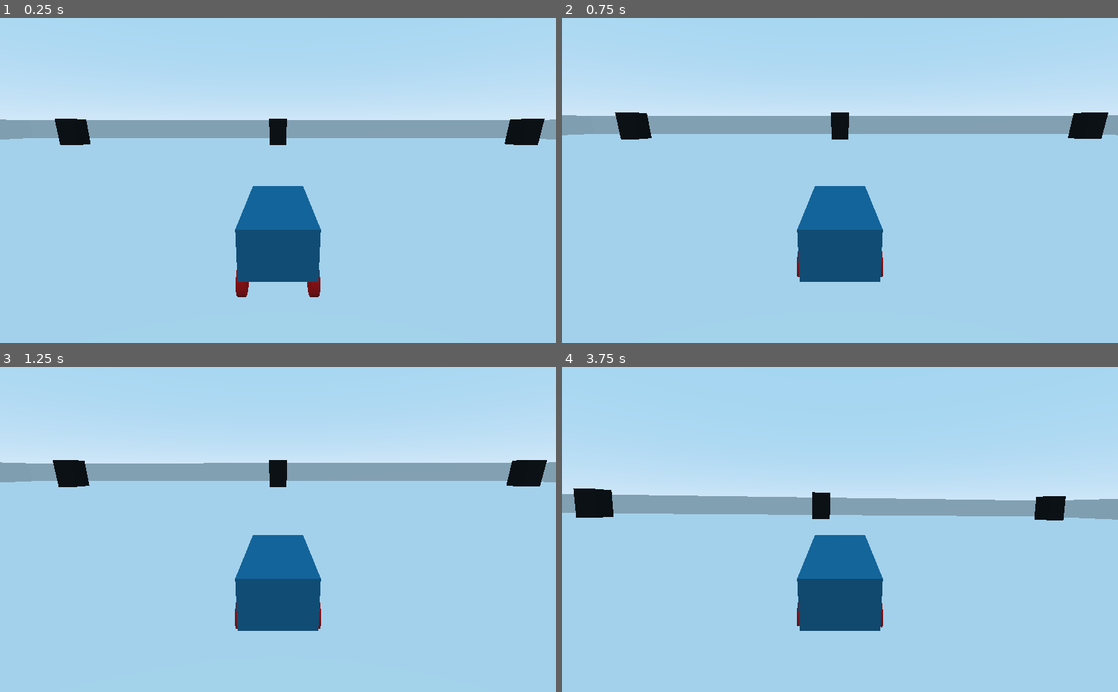
Above: before the commit, frames 1-4 (two rows, left to right).
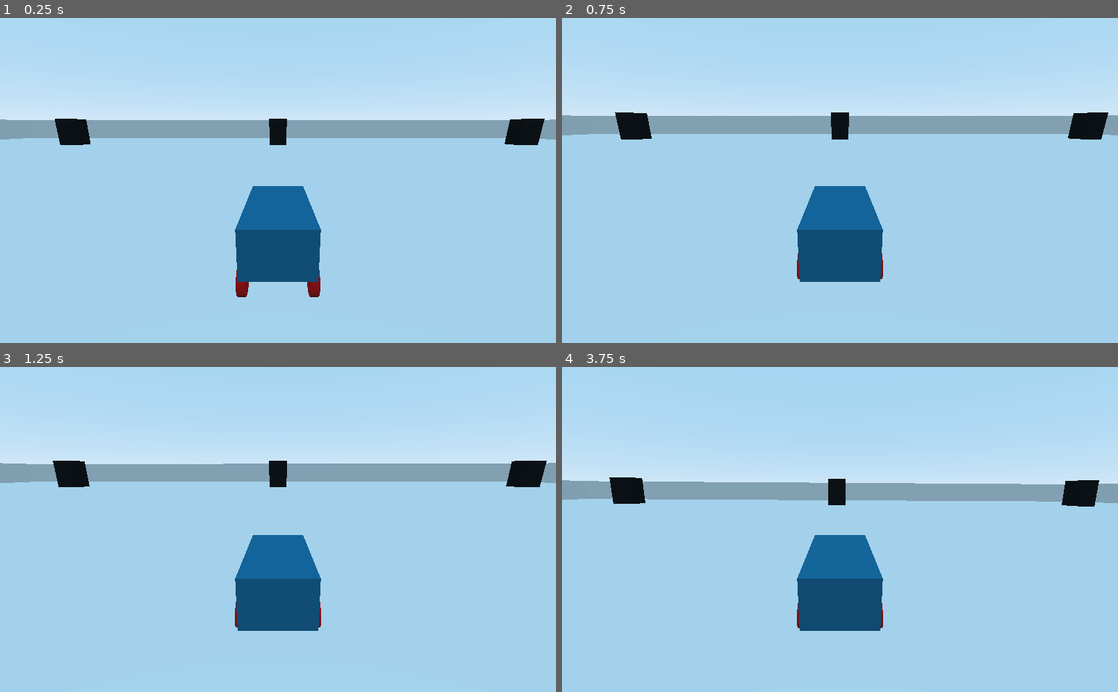
Above: after the commit, the same moments.

Repository: Vardantex/Getaway-Tutorial
Game: Godot game, scene res://World/World.tscn
The game is run twice, just before and just after one commit, with the same random seed, the same clock (stepped at 60 frames per second) and the same inputs. This scene is started directly instead of the project's main scene.
Inputs:
- Up to frame 1 (0.25 s): no input
- Up to frame 2 (0.75 s): hold D (WASD_RIGHT) from 0.53 s (still down)
- Up to frame 3 (1.25 s): keep holding D (WASD_RIGHT)
- Up to frame 4 (3.75 s): release D (WASD_RIGHT) at 1.28 s; hold Space (BRAKE) 1.28-2.03 s; tap Enter at 2 s; hold D (WASD_RIGHT) 2.03-2.78 s; hold W (WASD_FORWARD) 2.78-3.53 s; hold A (WASD_LEFT) from 3.53 s (still down)

Frame 1 is identical in both runs. In frame 2, less than 0.1% of the frame differs, in the area x 1-100%, y 29-81%; in frame 3, 0.4%; in frame 4, 9.8%, in the area x 0-100%, y 33-81%.

Commit message:
Altering Vehicle controls

Diff:
--- a/Godot Getaway/Player/Player.gd
+++ b/Godot Getaway/Player/Player.gd
@@ -1,10 +1,11 @@
 extends VehicleBody
 
 const MAX_STEER_ANGLE = .35
-const STEER_SPEED = .5
+const STEER_SPEED = .3
 
 const MAX_ENGINE_FORCE = 110
 const MAX_BRAKE_FORCE = 10
+const MAX_SPEED = 30
 
 var steer_target = 0.0 #Where do I want the wheels to go
 var steer_angle = 0.0 #Where are the wheels now
@@ -49,12 +50,13 @@
 	var forward = Input.get_action_strength("WASD_FORWARD")
 	var back = Input.get_action_strength("WASD_BACKWARD")
 
-	if back:
-		throttle_val = -back
-	elif forward:
-		throttle_val = forward
+	if linear_velocity.length() < MAX_SPEED:
+		if back:
+			throttle_val = -back
+		elif forward:
+			throttle_val = forward
 
-	return throttle_val * MAX_ENGINE_FORCE
+		return throttle_val * MAX_ENGINE_FORCE
 
 func apply_brakes():
 	#brake is sef off by default
--- a/Godot Getaway/Player/Player.tscn
+++ b/Godot Getaway/Player/Player.tscn
@@ -36,15 +36,23 @@
 use_as_traction = true
 use_as_steering = true
 wheel_rest_length = 0.4
+suspension_max_force = 750.0
+damping_compression = 1.0
+damping_relaxation = 4.0
 
 [node name="MeshInstance" type="MeshInstance" parent="WheelFrontLeft"]
 transform = Transform( -4.37114e-08, -1, 0, 1, -4.37114e-08, 0, 0, 0, 1, 0, 0, 0 )
+visible = false
 mesh = SubResource( 4 )
 material/0 = ExtResource( 1 )
 
 [node name="WheelRearLeft" type="VehicleWheel" parent="."]
 transform = Transform( 1, 0, 0, 0, 1, 0, 0, 0, 1, 1.0315, -0.204022, -1.0166 )
 wheel_rest_length = 0.4
+wheel_friction_slip = 5.0
+suspension_max_force = 750.0
+damping_compression = 1.0
+damping_relaxation = 4.0
 
 [node name="MeshInstance" type="MeshInstance" parent="WheelRearLeft"]
 transform = Transform( -4.37114e-08, -1, 0, 1, -4.37114e-08, 0, 0, 0, 1, 0, 0, 0 )
@@ -54,6 +62,10 @@
 [node name="WheelRearRight" type="VehicleWheel" parent="."]
 transform = Transform( 1, 0, 0, 0, 1, 0, 0, 0, 1, -1.031, -0.204, -1.017 )
 wheel_rest_length = 0.4
+wheel_friction_slip = 5.0
+suspension_max_force = 750.0
+damping_compression = 1.0
+damping_relaxation = 4.0
 
 [node name="MeshInstance" type="MeshInstance" parent="WheelRearRight"]
 transform = Transform( -4.37114e-08, -1, 0, 1, -4.37114e-08, 0, 0, 0, 1, 0, 0, 0 )
@@ -65,6 +77,9 @@
 use_as_traction = true
 use_as_steering = true
 wheel_rest_length = 0.4
+suspension_max_force = 750.0
+damping_compression = 1.0
+damping_relaxation = 4.0
 
 [node name="MeshInstance" type="MeshInstance" parent="WheelFrontRight"]
 transform = Transform( -4.37114e-08, -1, 0, 1, -4.37114e-08, 0, 0, 0, 1, 0, 0, 0 )
